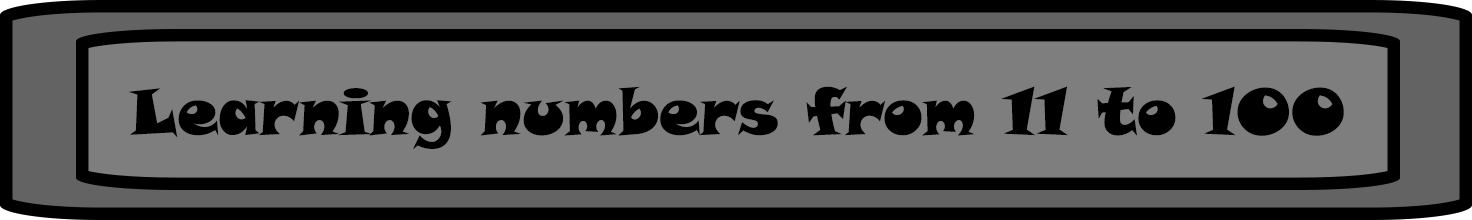
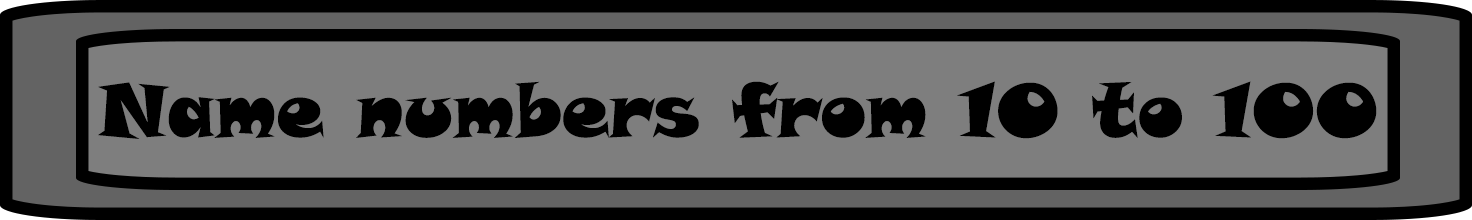
The second 1472x220 image is a revision of the first. Changes to its layers:
renamed "Learning numbers from 11 to 100" to "Name numbers from 10 to 100", painted on it over [98, 81, 1377, 150]
